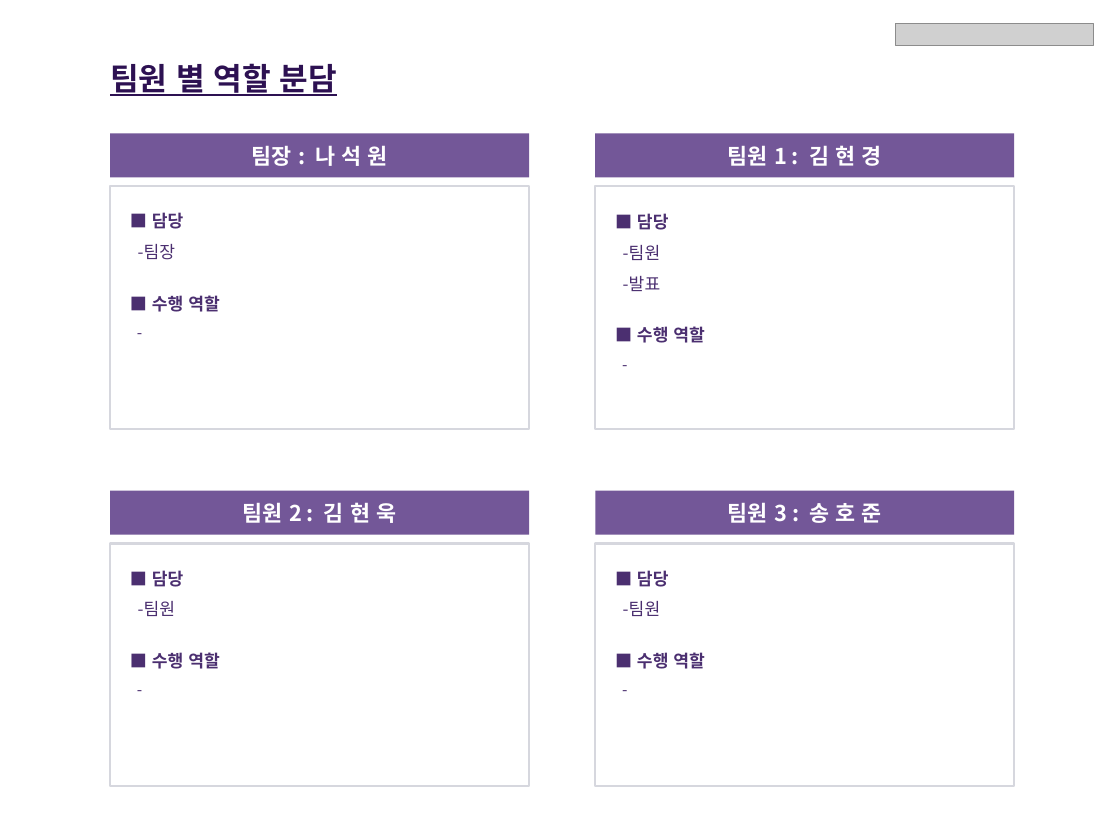
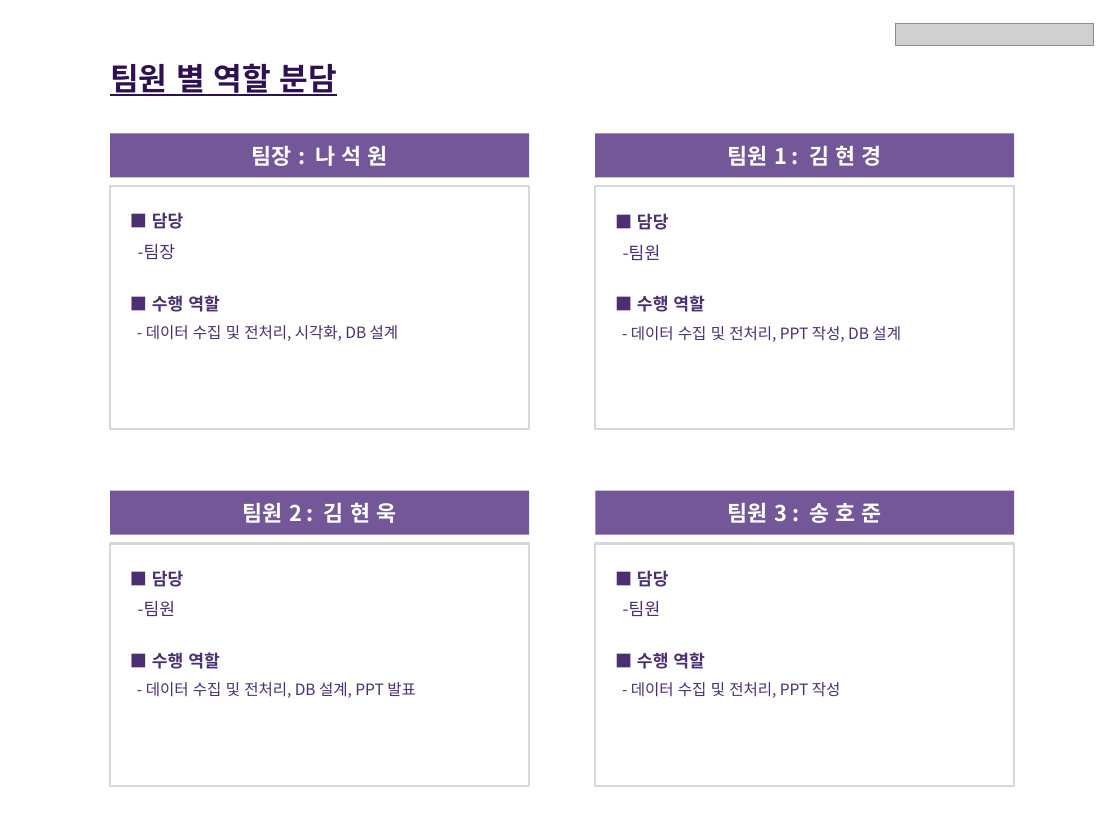
Before and after one commit to naleetwo/MidtermProject, a slide deck: slide 4 of PPT/중간프로젝트 기획안 _ (2팀)_20230402_SeokwonNa.pptx. Drawn at 1120x840 pixels with LibreOffice and Linux fonts; fonts in the diff are those of the drawing; grey boxes stand for pictures. Boxes give left, top, right and bottom in pixels: in the first picture for what was removed or moved away, otherwise in the second. Text is boxed around its words. In the diff, an @@ line names an element or a change of style, - is before the commit and + after.

Commit message:
PPT 계획서 20230407 업데이트 완료

```diff
--- a/PPT/중간프로젝트 기획안 _ (2팀)_20230402_SeokwonNa.pptx
+++ b/PPT/중간프로젝트 기획안 _ (2팀)_20230402_SeokwonNa.pptx
@@ text at (623, 276, 661, 291): paragraph removed @@
--발표
@@ text at (146, 325, 399, 341): text changed @@
--
+- 데이터 수집 및 전처리, 시각화, DB 설계
@@ text at (631, 326, 901, 342): text changed @@
--
+- 데이터 수집 및 전처리, PPT 작성, DB 설계
@@ text at (146, 682, 416, 698): text changed @@
--
+- 데이터 수집 및 전처리, DB 설계, PPT 발표
@@ text at (631, 682, 841, 698): text changed @@
--
+- 데이터 수집 및 전처리, PPT 작성
```
Also in this commit, not shown: 2 other slides changed, 2 slides removed.
